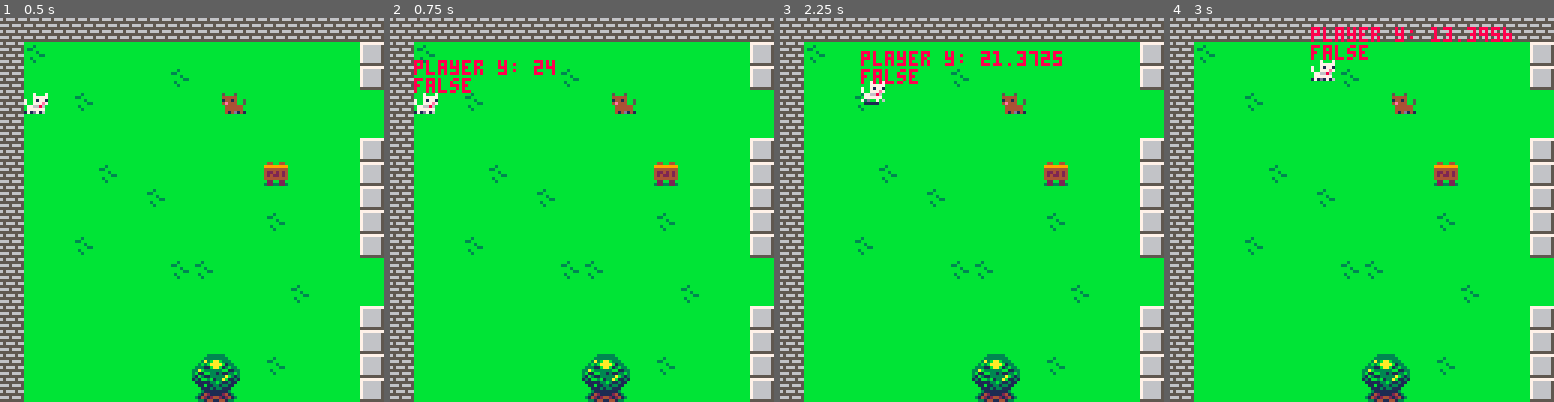
Above: before the commit, frames 1-4 (left to right).
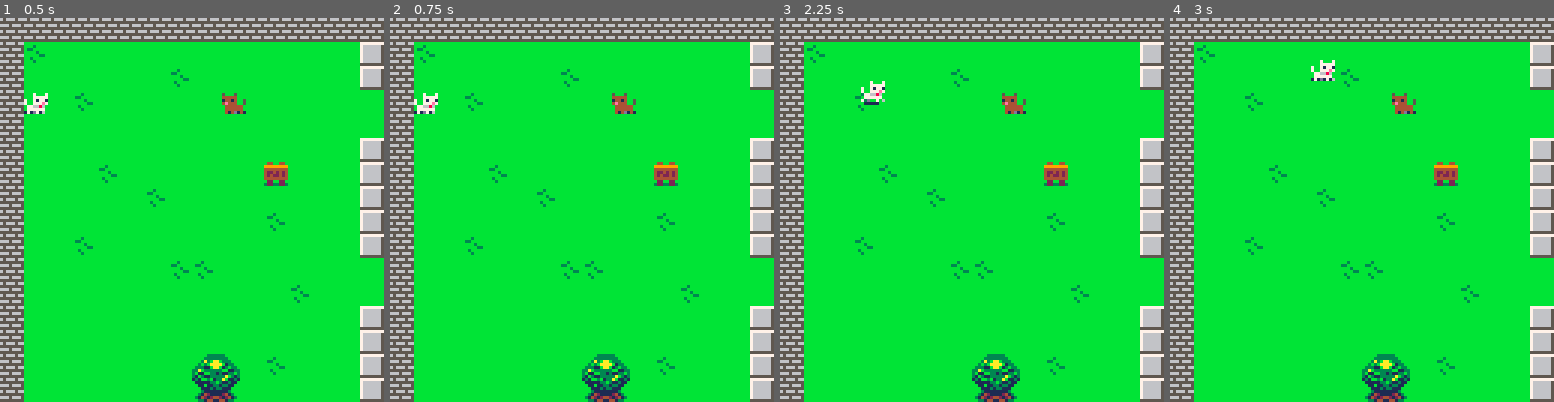
Above: after the commit, the same moments.

Repository: Mackeriah/FurlockBones-game
Game: PICO-8 cartridge furlock bones.p8
The game is run twice, just before and just after one commit, with the same random seed, the same clock (stepped at 60 frames per second) and the same inputs.
Inputs:
- Up to frame 1 (0.5 s): tap X (X key) at 0.33 s
- Up to frame 2 (0.75 s): tap O (Z key) at 0.7 s
- Up to frame 3 (2.25 s): tap X (X key) at 1.07, 1.85 s; hold Right 1.6-2.1 s; tap O (Z key) at 1.7, 2.1 s; hold Up from 2.15 s (still down)
- Up to frame 4 (3 s): release Up at 2.42 s; hold Right from 2.47 s (still down); tap O (Z key) at 2.5, 2.9 s; tap X (X key) at 2.97 s

Frame 1 is identical in both runs. In frame 2, 0.9% of the frame differs, in the area x 6-43%, y 10-20%; in frame 3, 1.1%; in frame 4, 1.1%, in the area x 36-90%, y 2-11%.

Commit message:
player able to read sign correctly

Diff:
--- a/furlock bones.p8
+++ b/furlock bones.p8
@@ -1,28 +1,28 @@
 pico-8 cartridge // http://www.pico-8.com
 version 36
 __lua__
---[[ CONTROL +K +J = unfold all
+--[[
+** REMINDERS **
+CONTROL +K +J = unfold all
 CONTROL +K +1 = fold at level 1
-
 U, D, L, R, O, and X are the buttons (up, down, left, right, o-button, x-button)
 
+Furlock Bones: Consulting Dogtective
 ]]
 
 --init, update, draw and draw functions
 function _init()
 	debug_mode = false
-	create_player()
-	create_brian_dog()
 	camera_x = 0
 	camera_y = 0
 	activeGame = false
 	anim_time = 0
 	anim_wait = 0.1
+	create_player()
+	create_brian_dog()
 	init_conversation_text()
-	conversation_state = "level0"
-	talking_to = "nobody"
-	poke(0x5f5c, 255) -- btnp repeat delay to never
-	yes = false
+	poke(0x5f5c, 255) -- this means a held button only registers once
+	readingSign = false
 end
 
 function _update60()
@@ -31,9 +31,11 @@
 		animate_player()
 		move_player() -- MUST be before camera_follow_player
 		camera_follow_player() -- MUST be after move_player
+		conversation_system()
 		--move_brian_dog()
-		conversation_system()
-		readSign = nextToSign(player.x -1, player.y)
+		-- stop Brian moving when touches player
+		if (brian_collision(player.x,player.y,brian_dog.x,brian_dog.y)) == true then end
+		check_if_next_to_sign()
 	else
 		if (btnp(❎)) then activeGame = true end
 	end
@@ -44,16 +46,10 @@
 	if activeGame == false then draw_menu() end
 	if activeGame == true then
 		draw_game()
-		-- stop Brian moving when touches player
-		if (brian_collision(player.x,player.y,brian_dog.x,brian_dog.y)) then end
-		-- draw player conversations when required
-		if text.active == true then draw_conversation()	end
+		if text.active == true then draw_conversation()	end -- draw player conversations when required
 	end
 	if (debug_mode == true) then
-		print("player y: "..player.y,player.x,player.y-10,8)
-		--print(conversation_state)
-		--print("talking to: "..talking_to)
-		print(readSign)
+		--print("player y: "..player.y,player.x,player.y-10,8)
 	end
 end
 
@@ -196,6 +192,17 @@
 	--if they are going slow enough in a particular direction, bring them to a halt.
 	if (abs(player.velocity_x)<0.02) player.velocity_x = 0
 	if (abs(player.velocity_y)<0.02) player.velocity_y = 0
+end
+
+function check_if_next_to_sign()
+	if (is_sign(player, player.velocity_x, player.velocity_y)) and readingSign == false then
+		conversation_state = "sign"
+		readingSign = true
+	elseif not (is_sign(player, player.velocity_x, player.velocity_y)) and readingSign == true then
+		readingSign = false
+		conversation_state = "level0"
+		text.active = false
+	end
 end
 
 -->8
@@ -233,14 +240,15 @@
 			conversation_state = "level1"
 			talking_to = "brian"
 		end
- 	else -- if player walks away instead of starting conversation
-	 	brian_dog.speed = 0.2
-		conversation_state = "level0"
-		talking_to = "nobody"
-		text.active = false
+	else
+		if talking_to == "brian" then -- if player walks away instead of starting conversation
+			brian_dog.speed = 0.2
+			conversation_state = "level0"
+			talking_to = "nobody"
+			text.active = false
+		end
  	end
 end
-
 
 function conversation_system()
 	-- level0 == no conversation
@@ -252,12 +260,19 @@
 			conversation_state = "level2"
 		end
 	elseif conversation_state == "level2" and talking_to == "brian" then
-		new_conversation({"ruff! i'm  i'M brian!"})
+		new_conversation({"ruff! i'm brian!"})
 		if (btnp(❎)) then
 			conversation_state = "level3"
 		end
 	elseif conversation_state == "level3" and talking_to == "brian" then
 		new_conversation({"oh really?", "a 2nd line of text","and even a third","but four is our limit!"})
+	elseif conversation_state == "sign" then
+		new_conversation({"press x to read sign"})
+		if (btnp(❎)) then
+			conversation_state = "sign2"
+		end
+	elseif conversation_state == "sign2" then
+		new_conversation({"it says 'owls house this way' "})
 	end
 end
 
@@ -335,6 +350,28 @@
 	return not (top_left_solid or btm_left_solid or	top_right_solid or btm_right_solid)
 end
 
+function is_sign(object,direction_x,direction_y) -- copy of can_move
+	--this function takes an object (only player currently) and it's x,y speed. It uses these
+	--to check the four corners of the object to see it can move into that spot. (a map tile
+	--marked as solid would prevent movement into that spot.)
+	-- capture x,y coords for where trying to move
+	local next_left = object.x + direction_x
+	local next_right = object.x + direction_x + object.width
+	local next_top = object.y + direction_y
+	local next_bottom = object.y + direction_y + object.height
+
+	-- get x,y for each corner based on where trying to move, then use solid to convert that to a
+	-- map tile location and check if any solid sprites there
+	local top_left_solid = nextToSign(next_left, next_top)
+	local btm_left_solid = nextToSign(next_left, next_bottom)
+	local top_right_solid = nextToSign(next_right, next_top)
+	local btm_right_solid = nextToSign(next_right, next_bottom)
+
+	--if all of those locations are NOT solid, the object can move into that spot.
+	-- this is why it's return NOT so we get (I think) a true returned as if all 4 are false we can move there
+	return (top_left_solid or btm_left_solid or	top_right_solid or btm_right_solid)
+end
+
 function solid(x,y)
 	--checks x,y of player/object against the map to see if sprite marked as solid
 	-- divide x,y by 8 to get map coordinates
@@ -347,14 +384,14 @@
 	return flag == 1
 end
 
--- check if next to sign
 function nextToSign(x,y)
 	local map_x = flr(x/8)
 	local map_y = flr(y/8)
 	local map_sprite = mget(map_x,map_y) -- find what sprite is at map x,y
 	local flag = fget(map_sprite) -- and get what flag it has set
-	return flag == 128 -- I am specifically checking if last flag is checked as I use that for signs
-end
+	return flag == 128 -- I'm using the last flag (128) for signs
+end
+
 
 -->8
 -- conversation and text functions
@@ -379,6 +416,8 @@
 	text = {} -- create empty array to store multiple strings
 	text.active = false -- initialise to false
 	text.string = {} -- empty array to store individual string?
+	conversation_state = "level0" -- semi-related code
+	talking_to = "nobody" -- semi-related code
 end
 
 function new_conversation(txt)
